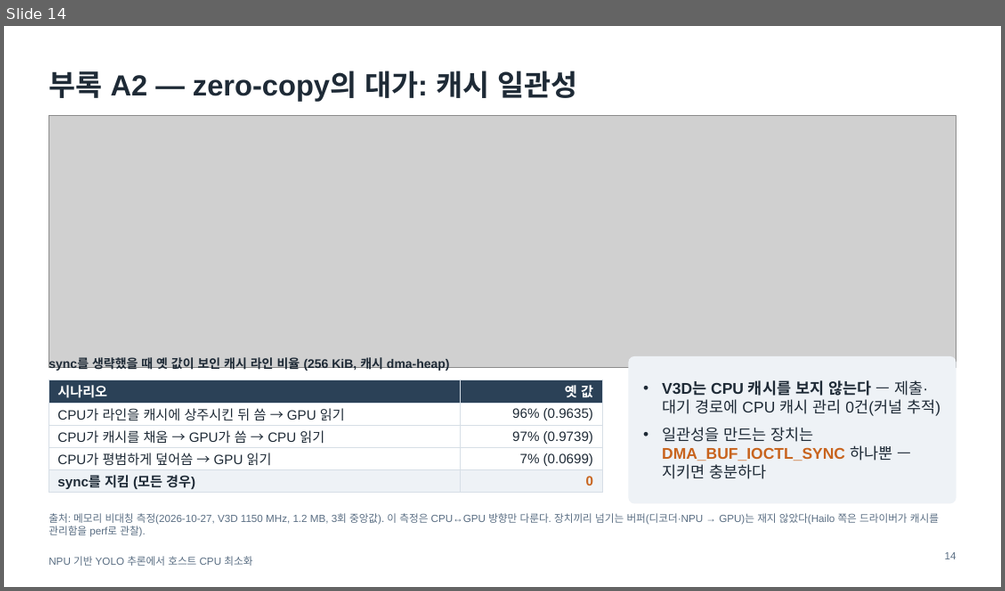
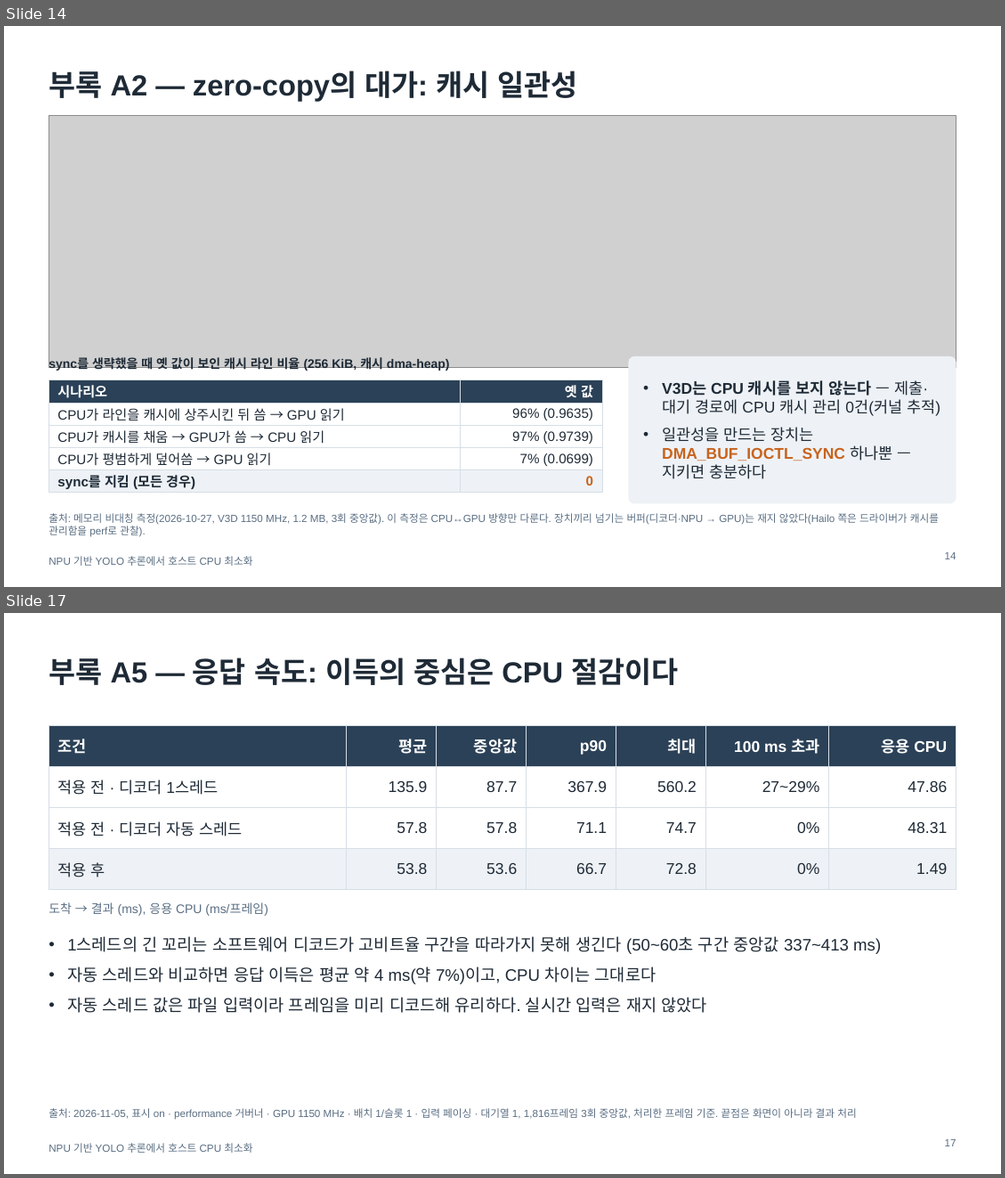
Before and after one commit to jinbeomjeong/yolo_vulkan_optimize, a slide deck: 10_paper/talk/out/yolo_npu_cpu_offload_talk_v6.pptx. Shown one above the other, each under a label of ours: slide 14 before the commit, slides 14 and 17 after it; the slides between them are not shown. The pictures are 1005x591 and 1005x1178 pixels, drawn with LibreOffice and Linux fonts; fonts in the diff are those of the drawing; grey boxes stand for pictures. Boxes give left, top, right and bottom in pixels: in the first picture for what was removed or moved away, otherwise in the second. Text is boxed around its words. In the diff, an @@ line names an element or a change of style, - is before the commit and + after.

```diff
--- a/10_paper/talk/out/yolo_npu_cpu_offload_talk_v6.pptx
+++ b/10_paper/talk/out/yolo_npu_cpu_offload_talk_v6.pptx
@@ slide 17 added at (x1=4, y1=613, x2=1001, y2=1174), background #FFFFFF; not listed: 1 template element that a slide beside it also shows @@
@@ title added at (x1=48, y1=657, x2=678, y2=685), 28 pt, text #1E2A36, bold @@
+부록 A5 — 응답 속도: 이득의 중심은 CPU 절감이다
@@ table added at (x1=48, y1=725, x2=956, y2=881), 4 rows, 7 columns @@
+조건 | 평균 | 중앙값 | p90 | 최대 | 100 ms 초과 | 응용 CPU
+적용 전 · 디코더 1스레드 | 135.9 | 87.7 | 367.9 | 560.2 | 27~29% | 47.86
+적용 전 · 디코더 자동 스레드 | 57.8 | 57.8 | 71.1 | 74.7 | 0% | 48.31
+적용 후 | 53.8 | 53.6 | 66.7 | 72.8 | 0% | 1.49
@@ text added at (x1=48, y1=902, x2=268, y2=916), 12 pt, text #5A6E83 @@
+도착 → 결과 (ms), 응용 CPU (ms/프레임)
@@ text added at (x1=67, y1=936, x2=881, y2=1013), 16 pt, text #1E2A36 @@
+• 1스레드의 긴 꼬리는 소프트웨어 디코드가 고비트율 구간을 따라가지 못해 생긴다 (50~60초 구간 중앙값 337~413 ms)
+• 자동 스레드와 비교하면 응답 이득은 평균 약 4 ms(약 7%)이고, CPU 차이는 그대로다
+• 자동 스레드 값은 파일 입력이라 프레임을 미리 디코드해 유리하다. 실시간 입력은 재지 않았다
@@ text added at (x1=48, y1=1108, x2=856, y2=1119), 10 pt, text #5A6E83 @@
+출처: 2026-11-05, 표시 on · performance 거버너 · GPU 1150 MHz · 배치 1/슬롯 1 · 입력 페이싱 · 대기열 1, 1,816프레임 3회 중앙값, 처리한 프레임 기준. 끝점은 화면이 아니라 결과 처리
@@ page number added at (x1=945, y1=1139, x2=956, y2=1146), 10 pt, text #5A6E83 @@
+17
```
Also in this commit, not shown: 4 slides changed, 4 other files.
